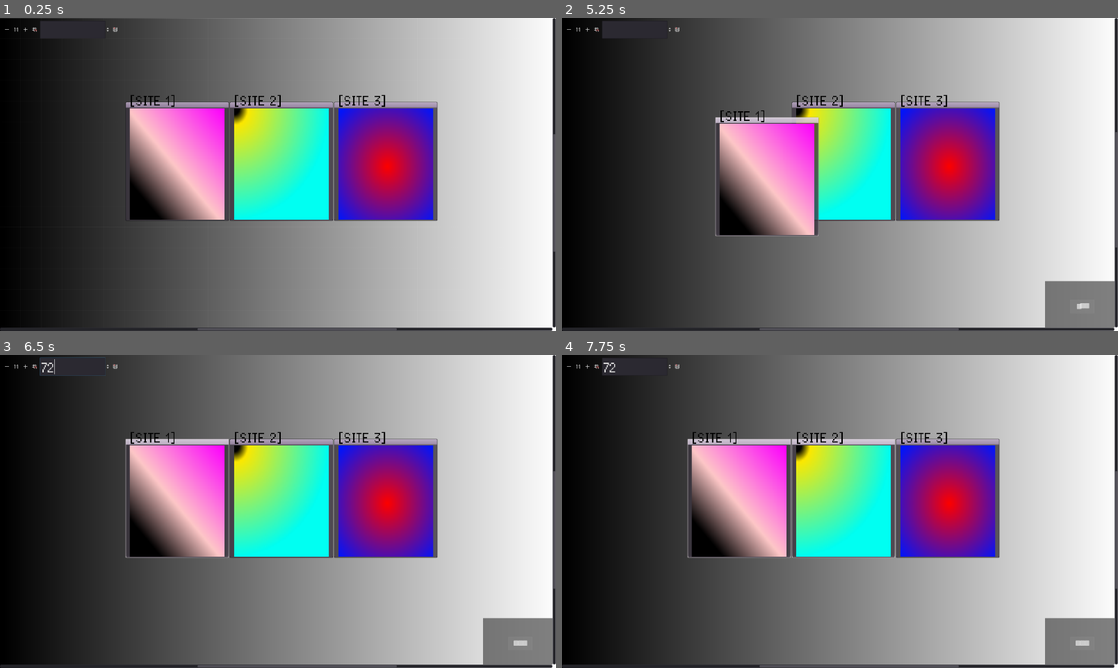
Above: before the commit, frames 1-4 (two rows, left to right).
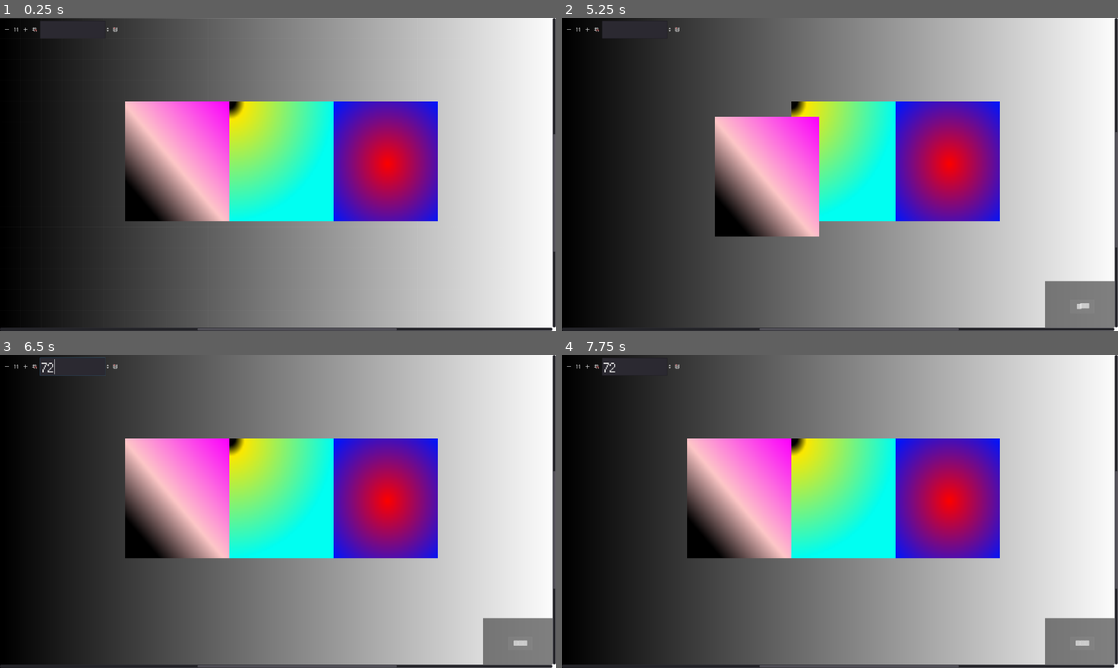
Above: after the commit, the same moments.

Repository: tehdi/demersal
Game: Godot game, scene res://UI/TimelineMenu/TimelineMenu.tscn
The game is run twice, just before and just after one commit, with the same random seed, the same clock (stepped at 60 frames per second) and the same inputs. This scene is started directly instead of the project's main scene.
Inputs (mouse positions are in pixels of both pictures, inside the frame that each line leads up to):
- Up to frame 1 (0.25 s): no input
- Up to frame 2 (5.25 s): click (567, 30) at 0.5 s; click (589, 30) at 1.25 s; click (595, 30) at 2 s; click (678, 30) at 2.75 s; click (578, 30) at 3.5 s; tap Enter at 4.25 s; move the mouse to (962, 158) at 4.27 s; hold D (move_right) 4.28-5 s; tap E (interact) at 4.35 s; click (962, 158) at 4.42 s; tap Space (move_jump) at 4.52, 5 s; drag from (728, 190) to (812, 237) at 5.02 s
- Up to frame 3 (6.5 s): move the mouse to (333, 442) at 5.77 s; hold D (move_right) from 5.78 s (still down); tap Tab (tab) at 5.85 s
- Up to frame 4 (7.75 s): release D (move_right) at 6.5 s; tap Enter at 6.5 s; drag from (812, 574) to (673, 464) at 6.52 s; move the mouse to (1006, 558) at 7.27 s; hold A (move_left) from 7.28 s (still down); hold Shift (move_sprint) from 7.28 s (still down); tap Space (move_jump) at 7.52 s

The runs differ from the first frame. In frame 1, 3.7% of the frame differs, in the area x 22-79%, y 24-66%; in frame 2, 3.3%; in frame 3, 3.7%; in frame 4, 3.7%.

Commit message:
Theme to remove title bar and text from the graphnode in the timeline

Diff:
--- a/UI/TimelineMenu/TimelineMenuUINode.tscn
+++ b/UI/TimelineMenu/TimelineMenuUINode.tscn
@@ -1,6 +1,7 @@
-[gd_scene load_steps=4 format=2]
+[gd_scene load_steps=5 format=2]
 
 [ext_resource path="res://UI/TimelineMenu/TimelineMuralUINode.gd" type="Script" id=1]
+[ext_resource path="res://UI/TimelineMenu/timeline_theme.tres" type="Theme" id=2]
 
 [sub_resource type="Gradient" id=4]
 
@@ -18,6 +19,7 @@
 margin_right = -651.84
 margin_bottom = -132.48
 mouse_filter = 1
+theme = ExtResource( 2 )
 title = "SITE 1"
 slot/0/left_enabled = false
 slot/0/left_type = 0
@@ -28,10 +30,8 @@
 script = ExtResource( 1 )
 
 [node name="TextureRect" type="TextureRect" parent="."]
-margin_left = 16.0
-margin_top = 24.0
-margin_right = 344.0
-margin_bottom = 408.0
+margin_right = 360.0
+margin_bottom = 414.0
 size_flags_horizontal = 7
 size_flags_vertical = 7
 texture = SubResource( 5 )
--- /dev/null
+++ b/UI/TimelineMenu/timeline_theme.tres
@@ -0,0 +1,9 @@
+[gd_resource type="Theme" load_steps=3 format=2]
+
+[sub_resource type="BitmapFont" id=1]
+
+[sub_resource type="StyleBoxEmpty" id=2]
+
+[resource]
+GraphNode/fonts/title_font = SubResource( 1 )
+GraphNode/styles/frame = SubResource( 2 )
